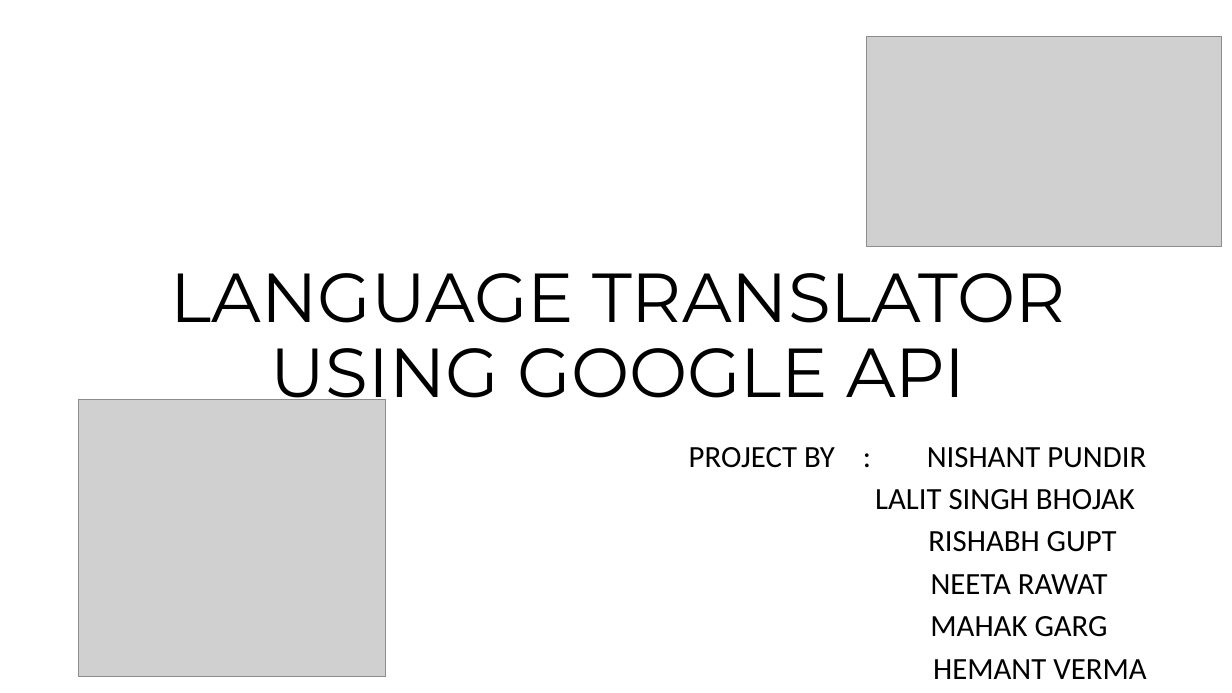
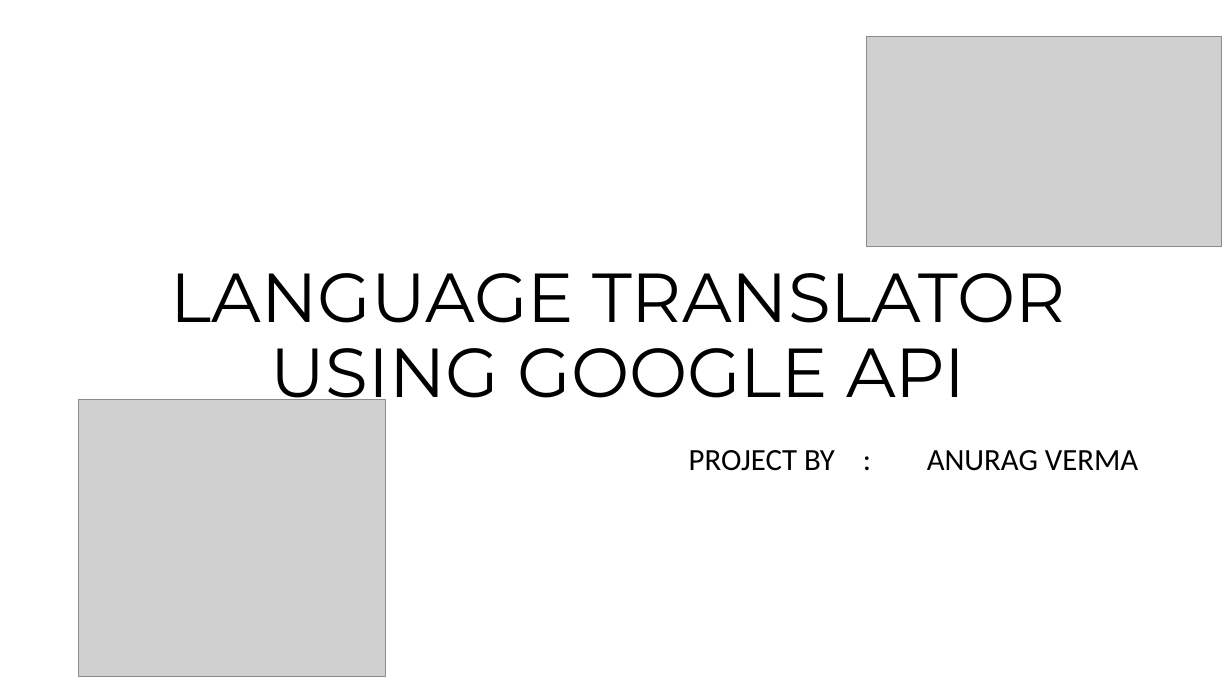
Before and after one commit to AnuragVerma007/language-translator, a slide deck: slide 1 of LANGUAGE TRANSLATOR USING GOOGLE API .pptx. Drawn at 1232x693 pixels with LibreOffice and Linux fonts; fonts in the diff are those of the drawing; grey boxes stand for pictures. Boxes give left, top, right and bottom in pixels: in the first picture for what was removed or moved away, otherwise in the second. Text is boxed around its words. In the diff, an @@ line names an element or a change of style, - is before the commit and + after.

Commit message:
ppt

```diff
--- a/LANGUAGE TRANSLATOR USING GOOGLE API .pptx
+++ b/LANGUAGE TRANSLATOR USING GOOGLE API .pptx
@@ subtitle at (689, 450, 1138, 471): text changed @@
-PROJECT BY : NISHANT PUNDIR
-LALIT SINGH BHOJAK
-RISHABH GUPT
-NEETA RAWAT
-MAHAK GARG
-HEMANT VERMA
+PROJECT BY : ANURAG VERMA
```
